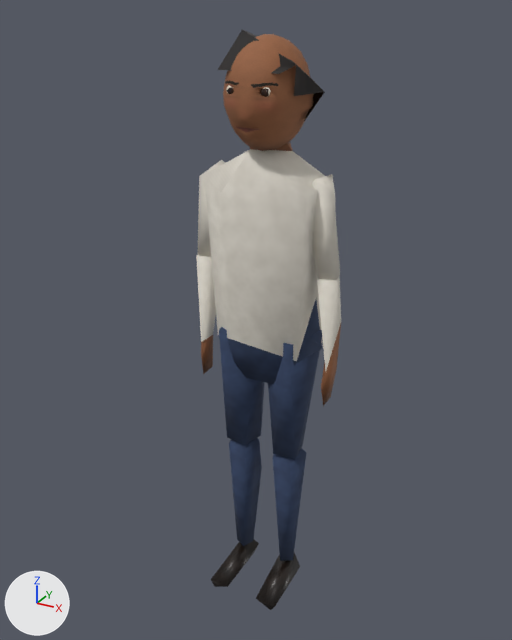
Two versions of the OBJ model OpenGL/assets/models/persona_nino_a/persona_nino_a_lod.obj, one commit apart.
Rendered twice from a 50 mm lens placed at (0.619, -1.174, 1.233), pointed at (-0.02, -0.013, 0.653). The lights are fixed; the arrows at lower left show +X, +Y and +Z. The picture after the commit comes second. Where no turn or scale is listed for an object, it has been applied to the vertices.

In view in the first picture: 'AntebrazoDer', 'AntebrazoIzq', 'BrazoDer', 'BrazoIzq', 'Cabeza', 'MusloDer', 'MusloIzq', 'Pelo', 'PiernaDer', 'PiernaIzq', 'Torso'.
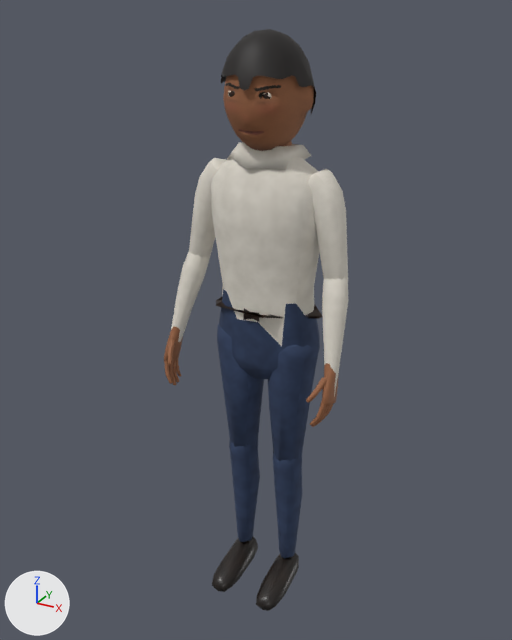
Patch to the scene script:
```diff
--- a/OpenGL/assets/models/persona_nino_a/persona_nino_a_lod.obj.py
+++ b/OpenGL/assets/models/persona_nino_a/persona_nino_a_lod.obj.py
@@ img_cinturon_cuero_png @@
+img_cinturon_cuero_png = load_image('cinturon_cuero.png', 'cinturon_cuero.png', 64, 64, 'sRGB')
@@ mat_cinturon_cuero @@
+mat_cinturon_cuero = principled_material('Cinturon_Cuero')
+mat_cinturon_cuero.texture = img_cinturon_cuero_png
@@ me_antebrazoder @@
 # used by ob_antebrazoder; location = (0.0, 0.0, 0.0)
-me_antebrazoder.from_pydata(...)  # 12 vertices, 20 faces; spans x -0.16..-0.11, y -0.038..0.02, z 0.504..0.772
+me_antebrazoder.from_pydata(...)  # 209 vertices, 381 faces; spans x -0.192..-0.128, y -0.128..0.009, z 0.507..0.793
+# me_antebrazoder part 1: the whole mesh is rebuilt
 me_antebrazoder.materials.append(mat_camisa_blanca)
@@ me_antebrazoizq @@
 # used by ob_antebrazoizq; location = (0.0, 0.0, 0.0)
-me_antebrazoizq.from_pydata(...)  # 12 vertices, 20 faces; spans x 0.11..0.16, y -0.038..0.02, z 0.504..0.772
+me_antebrazoizq.from_pydata(...)  # 209 vertices, 381 faces; spans x 0.128..0.192, y -0.142..0.009, z 0.514..0.794
+# me_antebrazoizq part 2: the whole mesh is rebuilt
 me_antebrazoizq.materials.append(mat_camisa_blanca)
@@ me_brazoder @@
 # used by ob_brazoder; location = (0.0, 0.0, 0.0)
-me_brazoder.from_pydata(...)  # 8 vertices, 12 faces; spans x -0.153..-0.078, y -0.035..0.034, z 0.765..0.962
+me_brazoder.from_pydata(...)  # 63 vertices, 122 faces; spans x -0.173..-0.073, y -0.038..0.033, z 0.755..0.97
+# me_brazoder part 3: the whole mesh is rebuilt
 me_brazoder.materials.append(mat_camisa_blanca)
@@ me_brazoizq @@
 # used by ob_brazoizq; location = (0.0, 0.0, 0.0)
-me_brazoizq.from_pydata(...)  # 8 vertices, 12 faces; spans x 0.073..0.153, y -0.034..0.037, z 0.765..0.958
+me_brazoizq.from_pydata(...)  # 63 vertices, 122 faces; spans x 0.073..0.173, y -0.038..0.033, z 0.755..0.969
+# me_brazoizq part 4: the whole mesh is rebuilt
 me_brazoizq.materials.append(mat_camisa_blanca)
@@ me_pelo @@
 # used by ob_pelo; location = (0.0, 0.0, 0.0)
-me_pelo.from_pydata(...)  # 13 vertices, 13 faces; spans x -0.073..0.108, y -0.076..0.076, z 1.05..1.201
+me_pelo.from_pydata(...)  # 111 vertices, 177 faces; spans x -0.087..0.088, y -0.103..0.085, z 1.057..1.201
+# me_pelo part 5: the whole mesh is rebuilt
 me_pelo.materials.append(mat_pelo_negro)
@@ me_torso @@
 # used by ob_torso; location = (0.0, 0.0, 0.0)
-me_torso.from_pydata(...)  # 23 vertices, 42 faces; spans x -0.123..0.124, y -0.076..0.064, z 0.528..1.027
+me_torso.from_pydata(...)  # 174 vertices, 344 faces; spans x -0.117..0.117, y -0.077..0.072, z 0.526..1.027
+# me_torso part 6: the whole mesh is rebuilt
 me_torso.materials.append(mat_pantalon_mezclilla)
@@ me_cuello @@
+me_cuello.from_pydata(...)  # 14 vertices, 28 faces; spans x -0.081..0.0633, y -0.0613..0.061, z 0.97..1.0097
+me_cuello.materials.append(mat_camisa_blanca)  # picture img_camisa_blanca_png
@@ me_cinturon @@
+me_cinturon.from_pydata(...)  # 16 vertices, 22 faces; spans x -0.113..0.12, y -0.081..0.067, z 0.674..0.698
+me_cinturon.materials.append(mat_cinturon_cuero)  # picture img_cinturon_cuero_png
@@ ob_cuello @@
+ob_cuello = bpy.data.objects.new('Cuello', me_cuello)
+ob_cuello.location = (0.0, 0.0, 0.0)
@@ ob_cinturon @@
+ob_cinturon = bpy.data.objects.new('Cinturon', me_cinturon)
+ob_cinturon.location = (0.0, 0.0, 0.0)
```

Where the change shows, as pixel boxes (x1, y1, x2, y2) in the pictures (512 x 640 px):
'Torso', reshaped (11% narrower)
    before: (204, 141, 327, 384)
    after: (211, 141, 320, 379)
'Pelo', reshaped (11% narrower, 7% shorter)
    before: (218, 30, 325, 121)
    after: (221, 29, 316, 114)
'AntebrazoDer', reshaped
    before: (196, 255, 216, 374)
    after: (164, 252, 210, 385)
'BrazoIzq', reshaped
    before: (312, 174, 340, 280)
    after: (308, 169, 348, 280)
'AntebrazoIzq', reshaped (72% wider, 18% taller)
    before: (317, 276, 341, 406)
    after: (306, 274, 348, 427)
'BrazoDer', reshaped (36% wider)
    before: (198, 160, 225, 257)
    after: (189, 158, 226, 260)
'Cuello', added
    after: (227, 142, 311, 169)
'Cinturon', added
    after: (216, 297, 322, 322)
